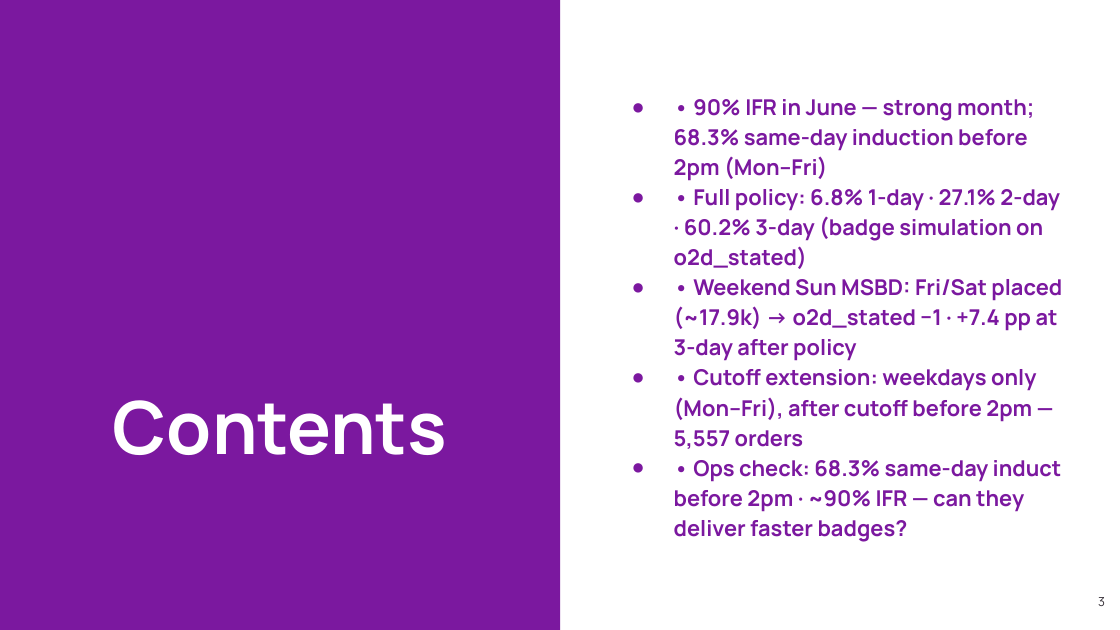
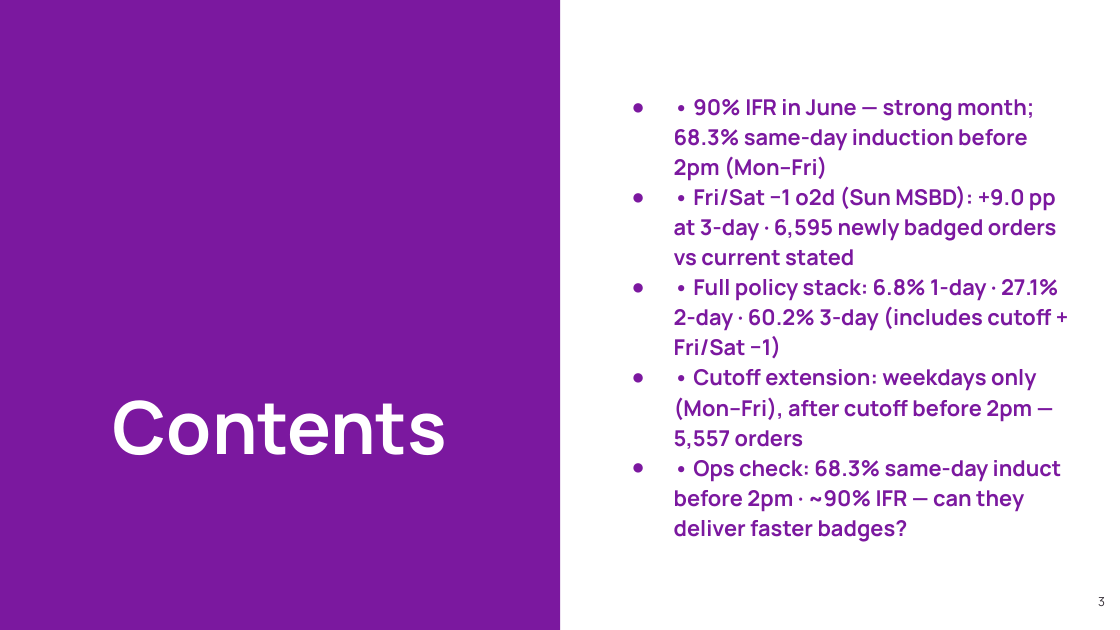
Before and after one commit to et844p/O2S, a slide deck: slide 3 of output/safavieh/Safavieh_CEO_June_MSBD.pptx. Drawn at 1120x630 pixels with LibreOffice and Linux fonts; fonts in the diff are those of the drawing; background and template pictures are left out. Boxes give left, top, right and bottom in pixels: in the first picture for what was removed or moved away, otherwise in the second. Text is boxed around its words. In the diff, an @@ line names an element or a change of style, - is before the commit and + after.

```diff
--- a/output/safavieh/Safavieh_CEO_June_MSBD.pptx
+++ b/output/safavieh/Safavieh_CEO_June_MSBD.pptx
@@ text at (x1=674, y1=186, x2=1058, y2=358): text changed @@
-● • Full policy: 6.8% 1-day · 27.1% 2-day · 60.2% 3-day (badge simulation on o2d_stated)
-● • Weekend Sun MSBD: Fri/Sat placed (~17.9k) → o2d_stated −1 · +7.4 pp at 3-day after policy
+● • Fri/Sat −1 o2d (Sun MSBD): +9.0 pp at 3-day · 6,595 newly badged orders vs current stated
+● • Full policy stack: 6.8% 1-day · 27.1% 2-day · 60.2% 3-day (includes cutoff + Fri/Sat −1)
```
Also in this commit, not shown: 2 other slides changed, 2 slides added, 1 slide removed, 7 other files.
